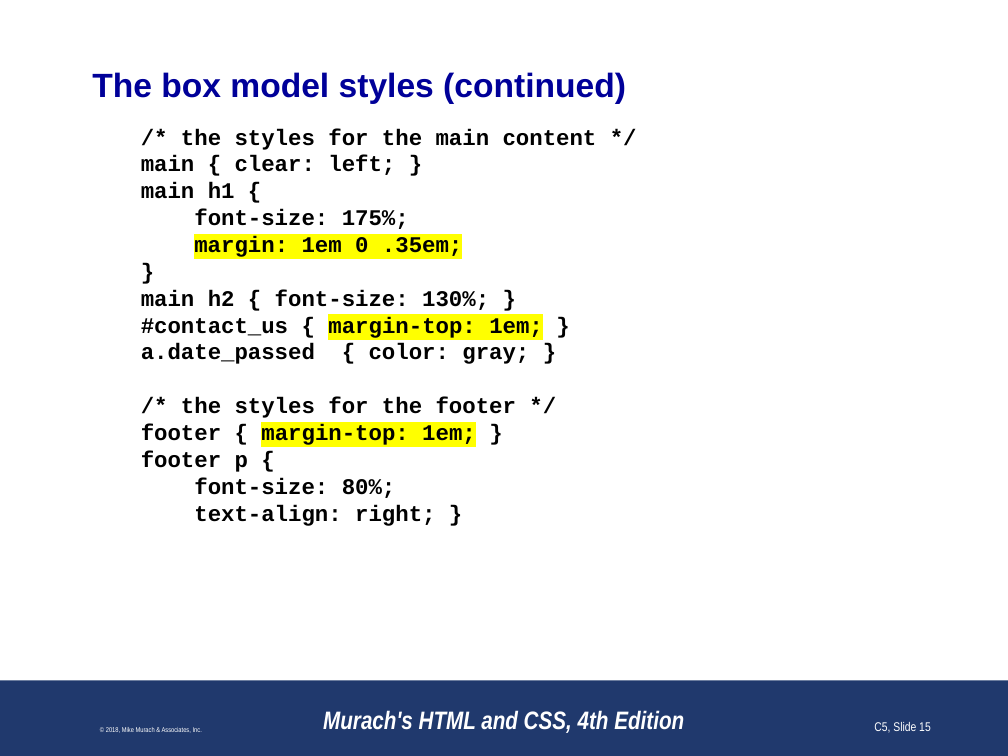
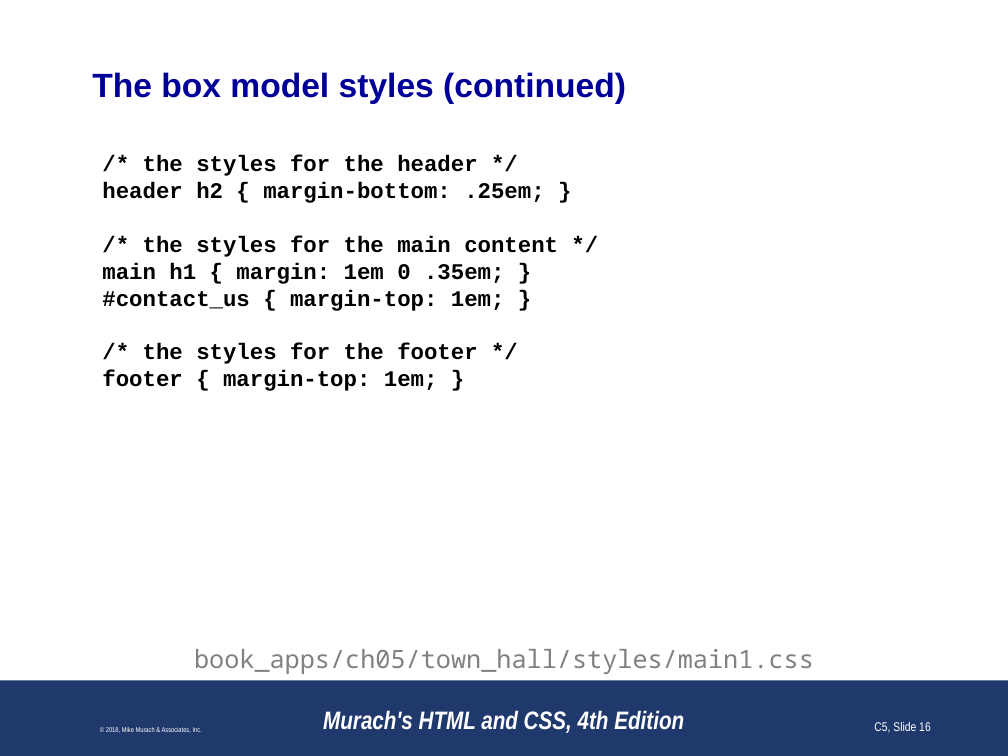
Before and after one commit to paulsmithkc/awd1000_base_lab_and_homework, a slide deck: slide 16 of murach_html_4e/slides/Chapter 5 slides (Revised).pptx (slide 15 before the commit). Drawn at 1008x756 pixels with LibreOffice and Linux fonts; fonts in the diff are those of the drawing; background and template pictures are left out. Boxes give left, top, right and bottom in pixels: in the first picture for what was removed or moved away, otherwise in the second. Text is boxed around its words. In the diff, an @@ line names an element or a change of style, - is before the commit and + after.

```diff
--- a/murach_html_4e/slides/Chapter 5 slides (Revised).pptx
+++ b/murach_html_4e/slides/Chapter 5 slides (Revised).pptx
@@ text at (x1=102, y1=155, x2=544, y2=203): paragraphs added @@
+/* the styles for the header */
+header h2 { margin-bottom: .25em; }
@@ text at (x1=102, y1=236, x2=558, y2=391): highlight #FFFFFF to none in "/* the styles for the main content ...", "#contact_us { }", "/* the styles for the footer */", "footer { }"; highlight #FFFF00 to none in "margin-top: 1em;", "margin-top: 1em;"; indent changed @@
@@ text at (x1=102, y1=263, x2=504, y2=284): text changed @@
-main { clear: left; }
-main h1 {
-font-size: 175%;
-margin: 1em 0 .35em;
-}
-main h2 { font-size: 130%; }
+main h1 { margin: 1em 0 .35em; }
@@ text at (x1=141, y1=343, x2=529, y2=364): paragraph removed @@
-a.date_passed { color: gray; }
@@ text at (x1=141, y1=451, x2=435, y2=526): paragraphs removed @@
-footer p {
-font-size: 80%;
-text-align: right; }
@@ text added at (x1=194, y1=649, x2=814, y2=674), 18 pt, text #808080 @@
+book_apps/ch05/town_hall/styles/main1.css
```
Also in this commit, not shown: 27 other slides changed, 1 slide added, 2 slides removed.
